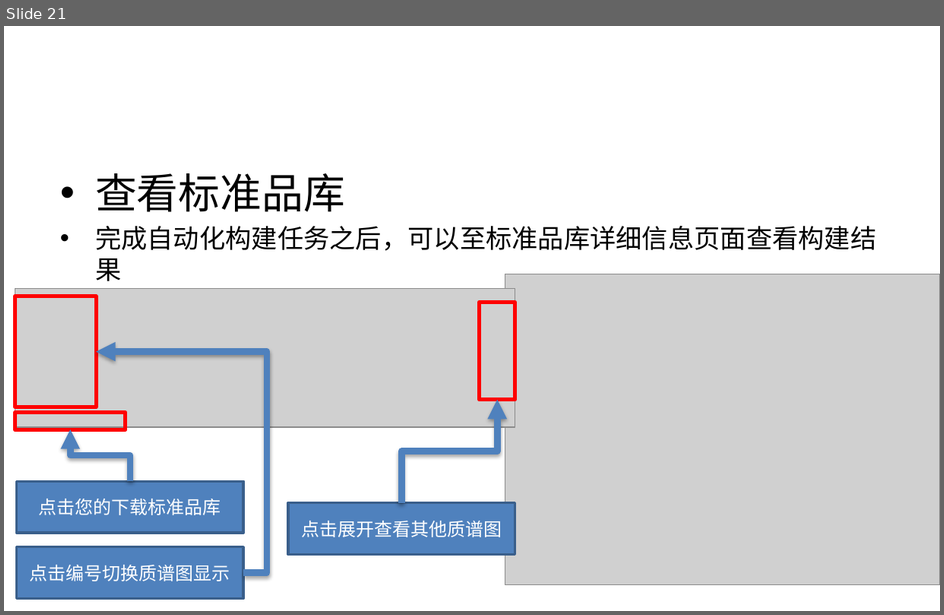
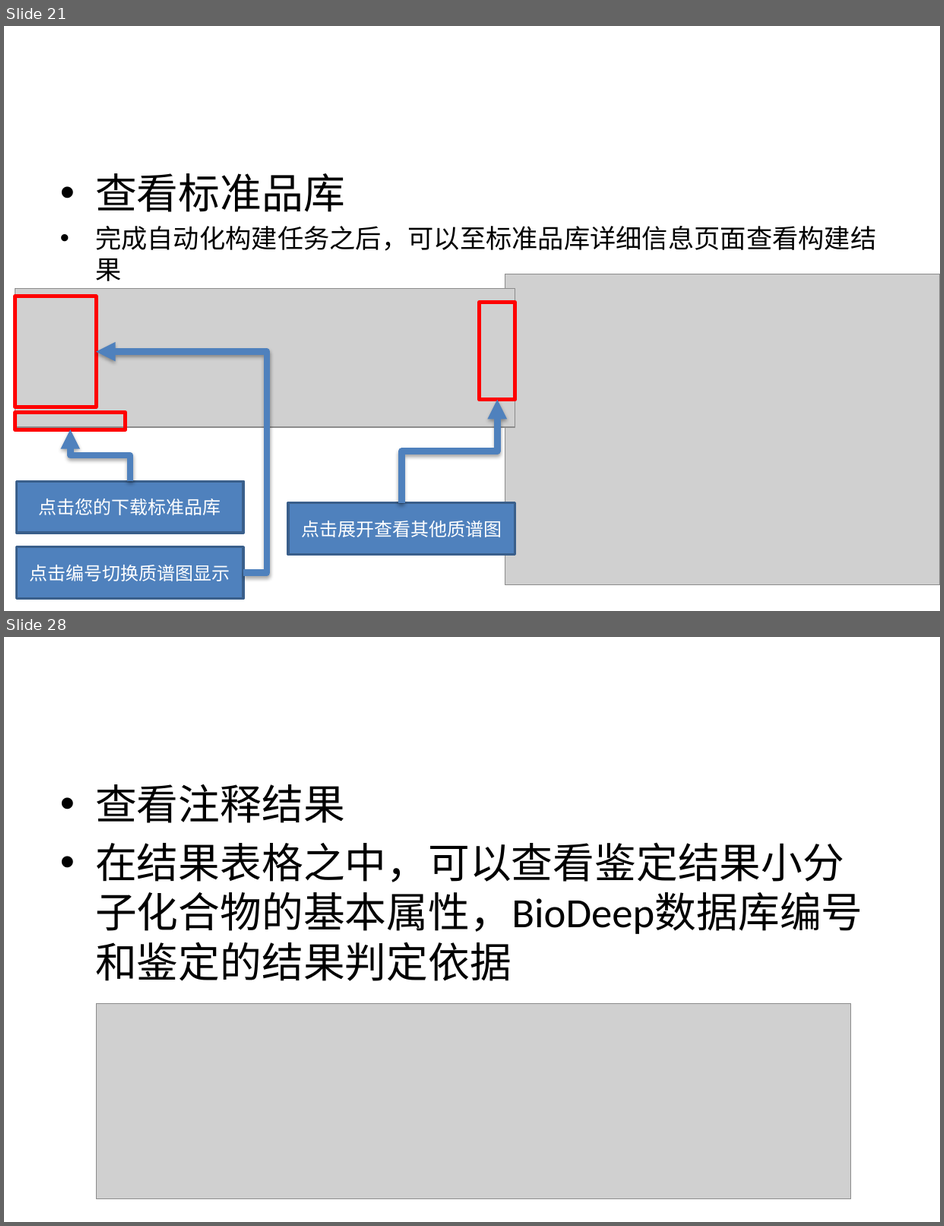
Before and after one commit to BioDeep/docs, a slide deck: Tutorials.pptx. Shown one above the other, each under a label of ours: slide 21 before the commit, slides 21 and 28 after it; the slides between them are not shown. The pictures are 944x615 and 944x1226 pixels, drawn with LibreOffice and Linux fonts; fonts in the diff are those of the drawing; grey boxes stand for pictures. Boxes give left, top, right and bottom in pixels: in the first picture for what was removed or moved away, otherwise in the second. Text is boxed around its words. In the diff, an @@ line names an element or a change of style, - is before the commit and + after.

```diff
--- a/Tutorials.pptx
+++ b/Tutorials.pptx
@@ slide 28 added at (4,637,940,1222), background #FFFFFF @@
@@ text added at (95,784,863,934), 32 pt, text #000000 @@
+• 查看注释结果
+• 在结果表格之中，可以查看鉴定结果小分子化合物的基本属性，BioDeep数据库编号和鉴定的结果判定依据
@@ picture added at (96,1004,851,1199) @@
```
Also in this commit, not shown: 10 other slides added.
